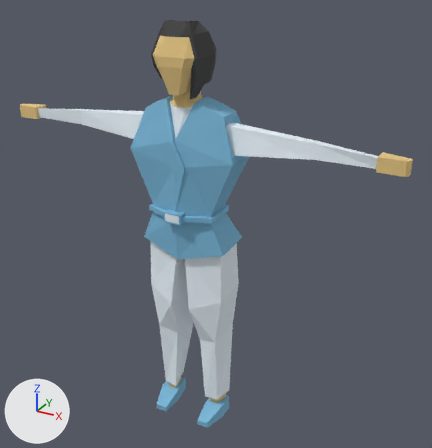
The FBX model Models/Waterbender.FBX as it was, and as the next commit left it.
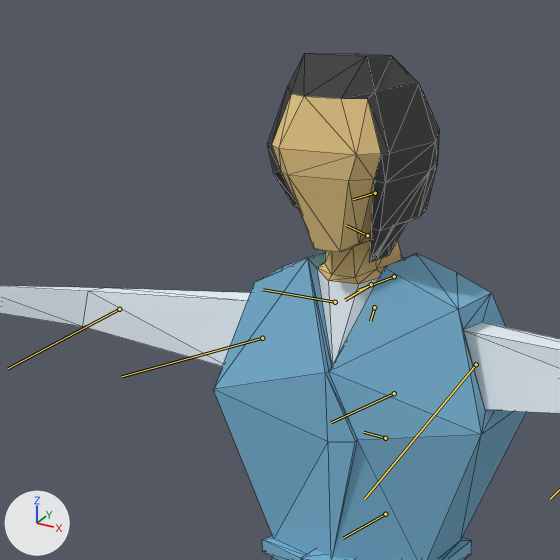
There are two pictures of each version: one whole from a 50 mm lens placed at (1.143, -1.874, 1.83), pointed at (0.073, 0.071, 0.857), one close up on the part from 11% to 61% of the width and 0% to 48% of the height. Every picture has the same lights, and +X, +Y and +Z are marked at lower left. Both versions are drawn at frame 1 of the action 'Take 001'; the numbers are the values there. The bones that bend it are drawn over the model as lines in the close-ups. The close-ups show mesh edges as thin lines.

In view in the first close-up: 'Waterbender'.
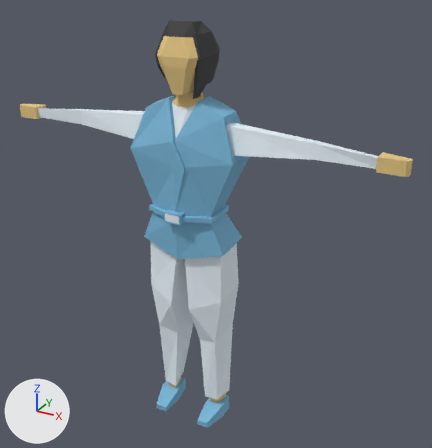
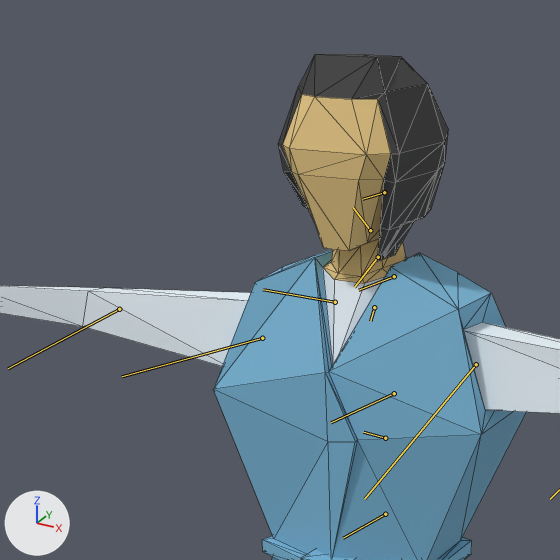
What the commit changed:
Bone 'neck_1' (bone_neck_1) moves from (0.0, 0.0, 0.0) to (0.033, -0.023, 0.0).
Bone 'neck_1' (bone_neck_1) turns from (0, 0, 0) to (0, 0, 19) degrees about its own x, y and z.
Bone 'neck_1.001' (bone_neck_1_001) moves from (0.0, 0.0, 0.0) to (-0.023, -0.013, 0.0).
Bone 'neck_1.001' (bone_neck_1_001) turns from (0, 0, 0) to (0, 0, -37) degrees about its own x, y and z.
Bone 'head' (bone_head) moves from (0.0, 0.0, 0.0) to (0.001, -0.001, 0.0).
Bone 'head' (bone_head) turns from (0, 0, 0) to (0, 0, 18) degrees about its own x, y and z.

Pixel boxes (x1, y1, x2, y2) of what changed, in the close-ups (560 x 560 px):
'Waterbender', posed
    before: (0, 53, 560, 560)
    after: (0, 54, 560, 560)
bone 'neck_1', root to tip
    before: (371, 284) to (345, 300)
    after: (378, 257) to (354, 287)
bone 'neck_1.001', root to tip
    before: (367, 235) to (346, 225)
    after: (370, 230) to (353, 207)
bone 'head', root to tip
    before: (375, 193) to (353, 199)
    after: (384, 192) to (362, 199)
